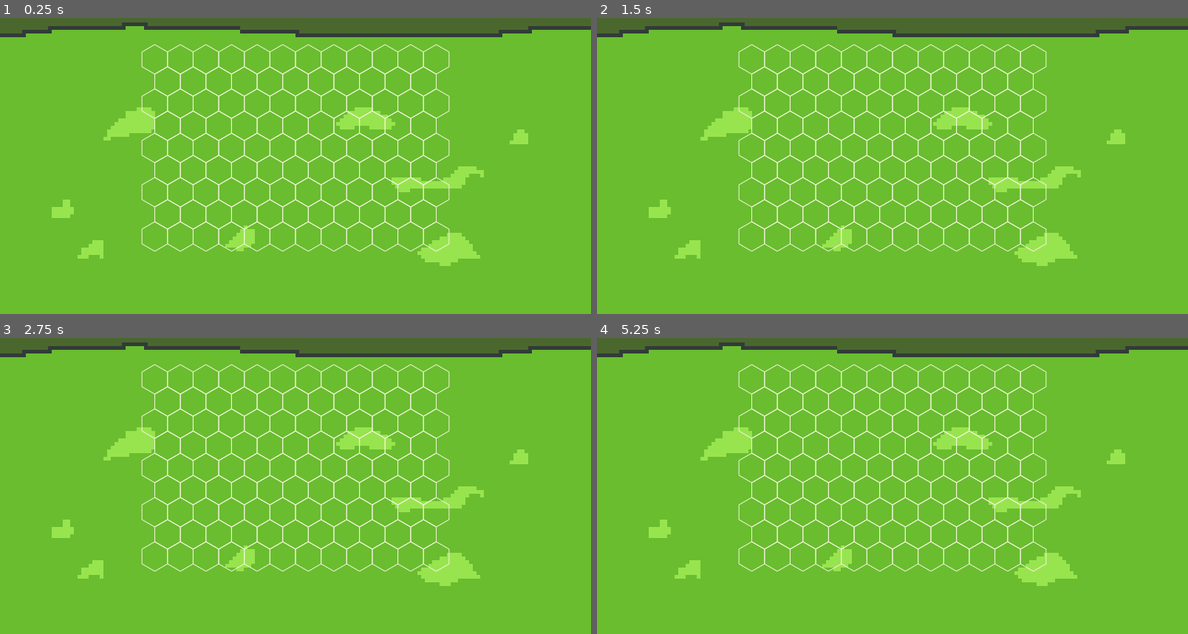
Above: before the commit, frames 1-4 (two rows, left to right).
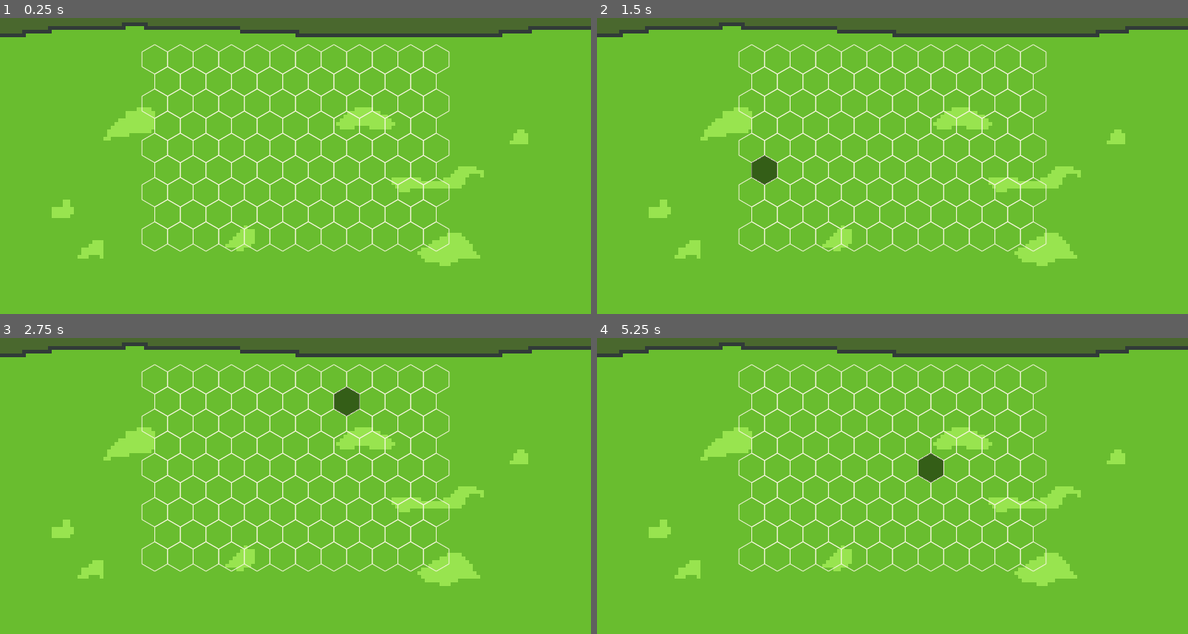
Above: after the commit, the same moments.

Repository: jerome-ceccato/HommLite
Game: Godot game, scene res://combat/CombatScene.tscn
The game is run twice, just before and just after one commit, with the same random seed, the same clock (stepped at 60 frames per second) and the same inputs. Before the commit the project starts from res://CombatScene.tscn.
Inputs (mouse positions are in pixels of both pictures, inside the frame that each line leads up to):
- Up to frame 1 (0.25 s): no input
- Up to frame 2 (1.5 s): tap Enter at 0.5 s; move the mouse to (1022, 130) at 0.52 s; tap Space at 1.25 s; move the mouse to (774, 166) at 1.27 s
- Up to frame 3 (2.75 s): tap Enter at 2 s; move the mouse to (354, 394) at 2.02 s
- Up to frame 4 (5.25 s): tap Space at 2.75, 4.25 s; move the mouse to (862, 533) at 2.77 s; tap Enter at 3.5 s; move the mouse to (1069, 518) at 3.52 s; move the mouse to (715, 417) at 4.27 s; move the mouse to (922, 468) at 5.02 s

The runs differ from the first frame. In frame 2, 0.3% of the frame differs, in the area x 26-31%, y 46-57%; in frame 3, 0.3%; in frame 4, 0.3%.

Commit message:
Added pixel to hex convertion

Diff:
--- a/hommlite/CombatScene.tscn
+++ /dev/null
@@ -1,15 +0,0 @@
-[gd_scene load_steps=3 format=2]
-
-[ext_resource path="res://assets/combat/bg.png" type="Texture" id=1]
-[ext_resource path="res://Grid.gd" type="Script" id=2]
-
-[node name="CombatScene" type="Node2D"]
-
-[node name="Background" type="Sprite" parent="."]
-scale = Vector2( 8, 8 )
-texture = ExtResource( 1 )
-centered = false
-
-[node name="Grid" type="Node2D" parent="."]
-z_index = 1
-script = ExtResource( 2 )
--- a/hommlite/Grid.gd
+++ /dev/null
@@ -1,65 +0,0 @@
-extends Node2D
-
-
-const cell_size = 32
-const cell_width = cell_size * sqrt(3)
-const cell_height = cell_size * 2
-const cell_h_offset = cell_width
-const cell_v_offset = cell_height * 0.75
-
-const n_cells_y = 9
-const n_cells_x = 11
-
-const grid_w = cell_h_offset * (n_cells_x + 1)
-const grid_h = cell_v_offset * n_cells_y + (cell_height / 4)
-
-func _draw():
-	var win_w = ProjectSettings.get_setting("display/window/size/width")
-	var win_h = ProjectSettings.get_setting("display/window/size/height")
-	var overall_offset = Vector2((win_w - grid_w) / 2, (win_h - grid_h) / 2)
-
-	for y in range(n_cells_y):
-		var base_x_offset = cell_width if y % 2 == 1 else cell_width / 2
-		var y_offset = cell_height / 2 + (y * cell_v_offset)
-		var x_range = n_cells_x if y % 2 == 1 else n_cells_x + 1
-		for x in range(x_range):
-			var x_offset = base_x_offset + (x * cell_h_offset)
-			draw_hex_cell(overall_offset + Vector2(x_offset, y_offset))
-
-	# bounding box (debug)
-	#draw_bounding_box(overall_offset)
-
-func _input(event):
-	if event is InputEventMouseMotion:
-		print(event.position)
-
-func draw_bounding_box(origin):
-	var visual_offset = 3
-	var min_x = -visual_offset
-	var min_y = -visual_offset
-	var max_x = grid_w + visual_offset
-	var max_y = grid_h + visual_offset
-
-	var color = Color.red
-	color.a = 0.8
-
-	draw_polyline([
-		origin + Vector2(min_x, min_y),
-		origin + Vector2(max_x, min_y),
-		origin + Vector2(max_x, max_y),
-		origin + Vector2(min_x, max_y),
-		origin + Vector2(min_x, min_y)
-	], color, 1)
-
-func draw_hex_cell(center):
-	var points = [
-		Vector2(center.x - (cell_width / 2), center.y - (cell_height / 4)),
-		Vector2(center.x, center.y - (cell_height / 2)),
-		Vector2(center.x + (cell_width / 2), center.y - (cell_height / 4)),
-		Vector2(center.x + (cell_width / 2), center.y + (cell_height / 4)),
-		Vector2(center.x, center.y + (cell_height / 2)),
-		Vector2(center.x - (cell_width / 2), center.y + (cell_height / 4)),
-		Vector2(center.x - (cell_width / 2), center.y - (cell_height / 4))
-	]
-
-	draw_polyline(points, Color.beige, 1, true)
--- /dev/null
+++ b/hommlite/combat/CombatScene.tscn
@@ -0,0 +1,19 @@
+[gd_scene load_steps=4 format=2]
+
+[ext_resource path="res://combat/Grid.gd" type="Script" id=1]
+[ext_resource path="res://assets/combat/bg.png" type="Texture" id=2]
+[ext_resource path="res://combat/hexgrid/HexGrid.gd" type="Script" id=3]
+
+[node name="CombatScene" type="Node2D"]
+
+[node name="Background" type="Sprite" parent="."]
+scale = Vector2( 8, 8 )
+texture = ExtResource( 2 )
+centered = false
+
+[node name="Grid" type="Node2D" parent="."]
+z_index = 1
+script = ExtResource( 1 )
+
+[node name="HexGrid" type="Node" parent="Grid"]
+script = ExtResource( 3 )
--- /dev/null
+++ b/hommlite/combat/Grid.gd
@@ -0,0 +1,27 @@
+extends Node2D
+
+onready var hexgrid := $HexGrid
+
+var _hovered_cell
+
+func _ready():
+	var win_w = ProjectSettings.get_setting("display/window/size/width")
+	var win_h = ProjectSettings.get_setting("display/window/size/height")
+	var grid_size = hexgrid.get_grid_size()
+	var origin = Vector2((win_w - grid_size.x) / 2, (win_h - grid_size.y) / 2)
+	set_position(origin)
+
+func _draw():
+	for cell in hexgrid.cells.values():
+		draw_polyline(cell.points, Color.beige, 1, true)
+	if _hovered_cell != null:
+		var color = Color.black
+		color.a = 0.5
+		draw_polygon(_hovered_cell.points, [color])
+
+func _process(delta):
+	var mouse_pos = get_local_mouse_position()
+	var new_cell = hexgrid.get_cell_at_point(mouse_pos)
+	if _hovered_cell != new_cell:
+		_hovered_cell = new_cell
+		update()
--- /dev/null
+++ b/hommlite/combat/hexgrid/HexGrid.gd
@@ -0,0 +1,131 @@
+extends Node
+
+# editable
+export(int) var cell_size := 32
+export(int) var cells_row_count := 9
+export(int) var cells_col_count := 11
+
+# All the cells
+var cells: Dictionary # [str(HexPos): HexCell]
+
+# private internal
+var cell_width: float
+var cell_height: float
+var cell_h_offset: float
+var cell_v_offset: float
+var grid_w: float
+var grid_h: float
+
+# Hex pos (TODO: replace with Vector2i when available)
+class HexPos extends Object:
+	var x: int
+	var y: int
+
+	var index: int
+
+	func _init(x1: int, y1: int):
+		x = x1
+		y = y1
+
+		index = y * 100 + x
+
+	func _to_string():
+		return "x: %s, y: %s" % [x, y]
+
+
+# Hex cell
+class HexCell:
+	var size: Vector2
+	var center: Vector2
+
+	var points: Array
+
+	func _init(size1: Vector2, center1: Vector2):
+		center = center1
+		size = size1
+		points = [
+			Vector2(center.x - (size.x / 2), center.y - (size.y / 4)),
+			Vector2(center.x, center.y - (size.y / 2)),
+			Vector2(center.x + (size.x / 2), center.y - (size.y / 4)),
+			Vector2(center.x + (size.x / 2), center.y + (size.y / 4)),
+			Vector2(center.x, center.y + (size.y / 2)),
+			Vector2(center.x - (size.x / 2), center.y + (size.y / 4)),
+			Vector2(center.x - (size.x / 2), center.y - (size.y / 4))
+		]
+
+func _init():
+	cell_width = cell_size * sqrt(3)
+	cell_height = cell_size * 2
+	cell_h_offset = cell_width
+	cell_v_offset = cell_height * 0.75
+
+	grid_w = cell_h_offset * (cells_col_count + 1)
+	grid_h = cell_v_offset * cells_row_count + (cell_height / 4)
+
+	build_map()
+
+func build_map():
+	cells = {}
+	var cell_size = Vector2(cell_width, cell_height)
+	for y in range(cells_row_count):
+		var base_x_offset = cell_width if y % 2 == 1 else cell_width / 2
+		var y_offset = cell_height / 2 + (y * cell_v_offset)
+		var x_range = cells_col_count if y % 2 == 1 else cells_col_count + 1
+
+		for x in range(x_range):
+			var x_offset = base_x_offset + (x * cell_h_offset)
+			var pos = HexPos.new(x, y)
+			var cell = HexCell.new(cell_size, Vector2(x_offset, y_offset))
+			cells[pos.index] = cell
+
+func get_cell(pos: HexPos) -> HexCell:
+	var index = pos.index
+	return cells[index] if cells.has(index) else null
+
+func get_cell_xy(x: int, y: int) -> HexCell:
+	return get_cell(HexPos.new(x, y))
+
+func get_grid_size() -> Vector2:
+	return Vector2(grid_w, grid_h)
+
+func get_cell_index_at_point(point: Vector2) -> HexPos:
+	return hex_find(point)
+
+func get_cell_at_point(point: Vector2) -> HexCell:
+	var pos = get_cell_index_at_point(point)
+	return get_cell(pos)
+
+# Hex operations
+# Adapted from https://www.redblobgames.com/grids/hexagons
+
+func hex_find(point: Vector2):
+	var x = point.x - cell_width / 2
+	var y = point.y - cell_height / 2
+	var q = (x * sqrt(3) / 3 - y / 3) / cell_size
+	var r = (y * 2 / 3) / cell_size
+	return cube_to_oddr(cube_round(Vector3(q, -q-r, r)))
+
+func cube_round(cube: Vector3):
+	var rx = round(cube.x)
+	var ry = round(cube.y)
+	var rz = round(cube.z)
+
+	var x_diff = abs(rx - cube.x)
+	var y_diff = abs(ry - cube.y)
+	var z_diff = abs(rz - cube.z)
+
+	if x_diff > y_diff and x_diff > z_diff:
+		rx = -ry-rz
+	elif y_diff > z_diff:
+		ry = -rx-rz
+	else:
+		rz = -rx-ry
+
+	return Vector3(rx, ry, rz)
+
+func cube_to_oddr(cube: Vector3):
+	var x = int(cube.x)
+	var z = int(cube.z)
+	var col = x + (z - (z&1)) / 2
+	var row = z
+	return HexPos.new(col, row)
--- a/hommlite/project.godot
+++ b/hommlite/project.godot
@@ -16,7 +16,7 @@
 [application]
 
 config/name="hommlite"
-run/main_scene="res://CombatScene.tscn"
+run/main_scene="res://combat/CombatScene.tscn"
 config/icon="res://icon.png"
 
 [display]
